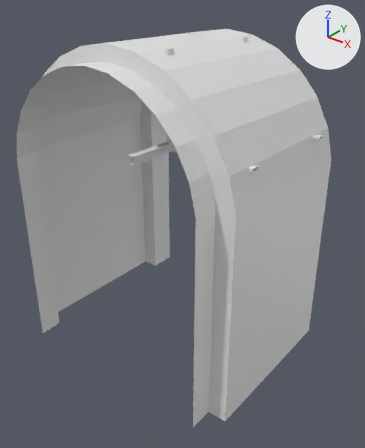
One commit to the FBX model CrueltySquad2/Assets/ART/Models/Luuk/bunker stuff/bunker tunnel.fbx: the scene before it, then after it.
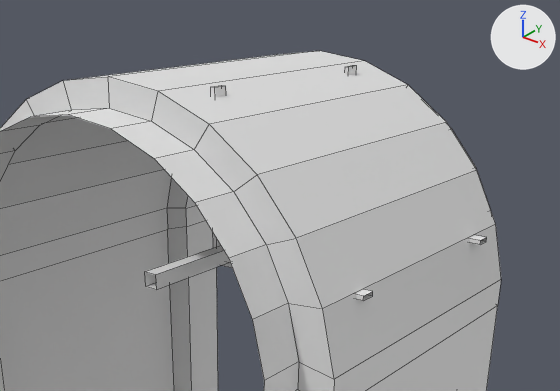
There are two pictures of each version: one whole from a 50 mm camera at (-4.37, -2.07, 2.02) aimed at (-5.99, -0.05, 0.76), one close up on the part from 12% to 100% of the width and 0% to 50% of the height. The axes (+X, +Y, +Z) are drawn at upper right. The lights are the same throughout. The close-ups show mesh edges as thin lines. Where no turn or scale is listed for an object, it has been applied to the vertices.
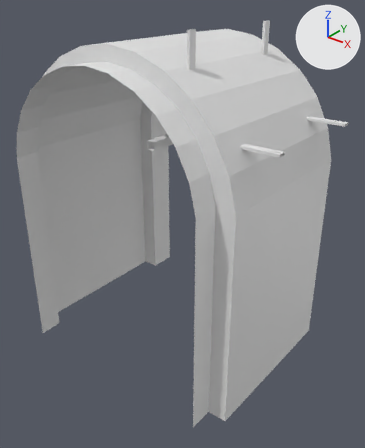
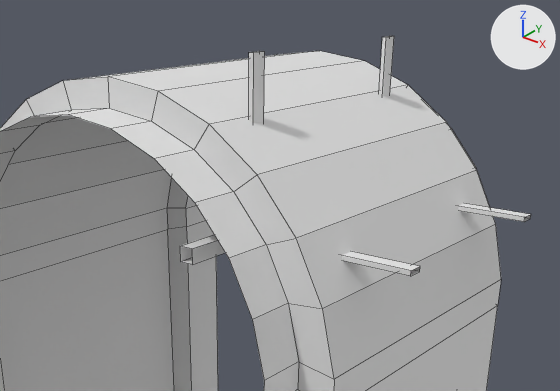
The newer file is also turned or shifted as a whole; pictures and numbers use the older file's frame.

Pixel boxes (x1, y1, x2, y2) of what changed, in the close-ups (560 x 391 px; the box of a moved part takes in the faces that stretch with it):
'Cylinder', reshaped
    before: (0, 51, 501, 391)
    after: (0, 36, 531, 391)
part 1 of me_cylinder_002, moved or reshaped
    before: (144, 245, 230, 289)
    after: (180, 235, 225, 264)
part 2 of me_cylinder_002, moved or reshaped
    before: (345, 65, 487, 245)
    after: (379, 36, 531, 222)
part 3 of me_cylinder_002, moved or reshaped
    before: (211, 85, 373, 301)
    after: (249, 51, 420, 276)

What changed in the scene script:
```text
Change me_cylinder_002:
    where me_cylinder_002.from_pydata(...)  # 142 vertices, 108 faces; spans x -0.7..0.7, y -0.6..0.65, z 0.0..1.76
    used by ob_cylinder; location = (-6.077, 0.0, 0.0)
    me_cylinder_002 part 1: the loose piece of 8 vertices spanning x 0.23..0.27, y -0.6..0.65, z 1.3..1.34 is moved by (0.12, 0.0, 0.09)
    me_cylinder_002 part 2: the loose piece of 16 vertices spanning x 0.21..0.7, y 0.28..0.33, z 1.29..1.74 is moved by (0.12, 0.0, 0.09)
    me_cylinder_002 part 3: the loose piece of 16 vertices spanning x 0.21..0.68, y -0.33..-0.28, z 1.29..1.74 is moved by (0.12, 0.0, 0.09)
```
